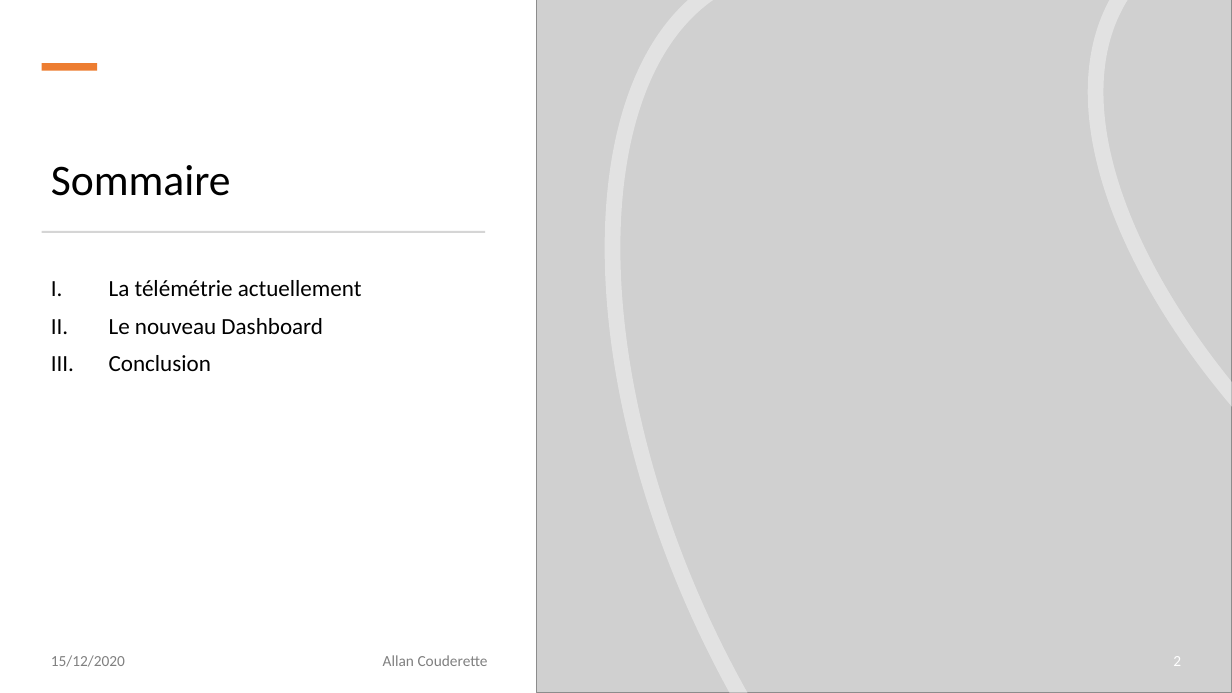
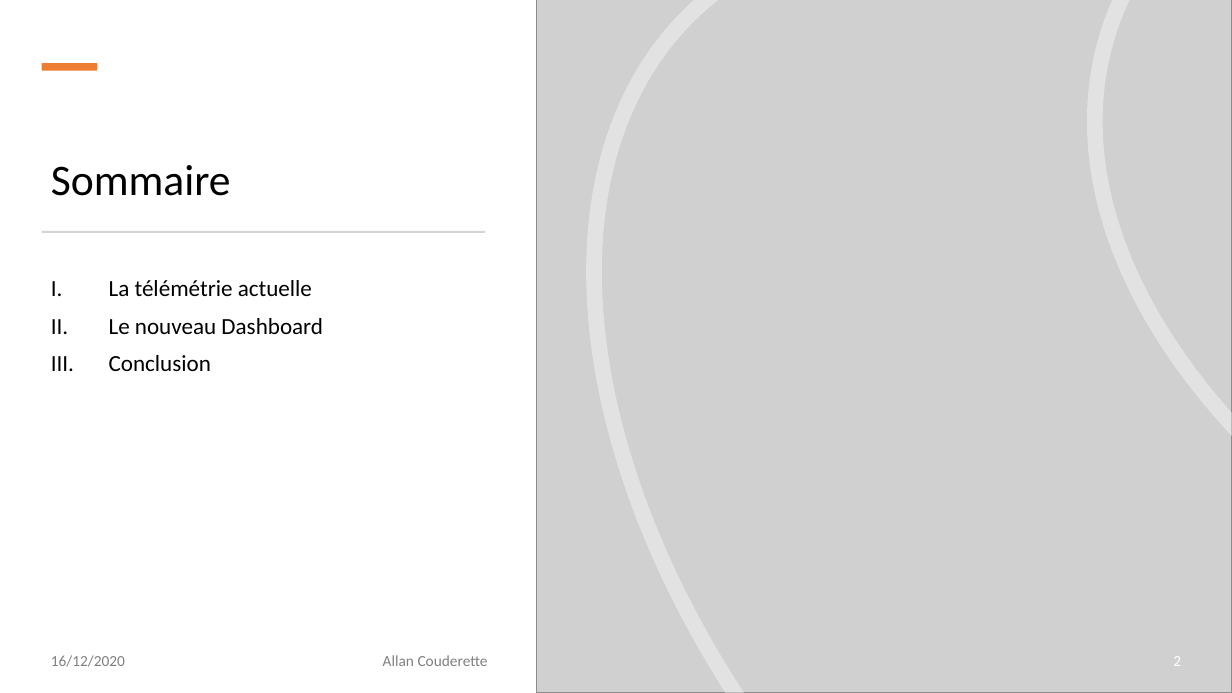
Before and after one commit to allanCouderette/BI_analysis_Formula-1-telemetry, a slide deck: slide 2 of Présentation-AllanCouderette.pptx. Drawn at 1232x693 pixels with LibreOffice and Linux fonts; fonts in the diff are those of the drawing; grey boxes stand for pictures. Boxes give left, top, right and bottom in pixels: in the first picture for what was removed or moved away, otherwise in the second. Text is boxed around its words. In the diff, an @@ line names an element or a change of style, - is before the commit and + after.

```diff
--- a/Présentation-AllanCouderette.pptx
+++ b/Présentation-AllanCouderette.pptx
@@ freeform shape at (401,0,1232,693): outline redrawn @@
@@ freeform shape at (947,0,1232,693): outline redrawn @@
@@ text at (109,280,312,296): text changed @@
-I. La télémétrie actuellement
+I. La télémétrie actuelle
@@ text at (51,655,125,667): text changed @@
-15/12/2020
+16/12/2020
```
Also in this commit, not shown: 4 other slides changed, 2 slides added, 1 other file.
